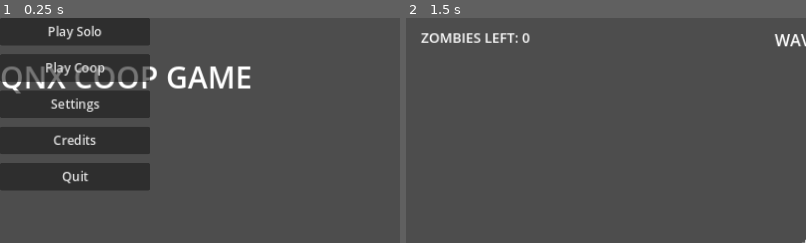
Above: before the commit, frames 1-2 (left to right).
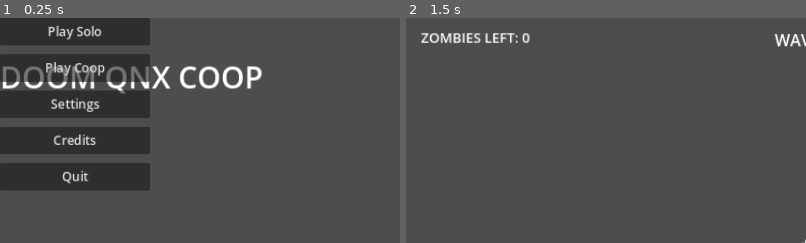
Above: after the commit, the same moments.

Repository: arshjameel/qnx_zombies
Game: Godot game, scene res://scenes/MainMenu.tscn
The game is run twice, just before and just after one commit, with the same random seed, the same clock (stepped at 60 frames per second) and the same inputs.
Inputs (mouse positions are % of the whole screen's width and height, from its top left):
- Up to frame 1 (0.25 s): no input
- Up to frame 2 (1.5 s): click "Play Solo" at 0.5 s; tap Enter at 1.25 s; move the mouse to (72, 45) at 1.27 s; press the mouse at (72, 45) at 1.28 s; hold D (move_right) from 1.28 s (still down)
The pictures show only the part of the screen within x 0-50%, y 0-50%; the shares and areas given below are measured in that part.

The runs differ from the first frame. In frame 1, 3.8% of the frame differs, in the area x 0-66%, y 21-34%; in frame 2, nothing differs.
Error in both runs: Invalid assignment of property or key 'horizontal_alignment' with value of type 'int' on a base object of type 'RichTextLabel'. (res://scripts/HUD.gd:50)

Commit message:
feat: added qnxclient to make the game work purely on qnx as the game engine itself. currently wip.

Diff:
--- a/godot_client/project.godot
+++ b/godot_client/project.godot
@@ -5,7 +5,7 @@
 
 [application]
 
-config/name="QNX Coop Game"
+config/name="Doom QNX Coop"
 run/main_scene="res://scenes/MainMenu.tscn"
 config/features=PackedStringArray("4.3", "GL Compatibility")
 config/icon="res://icon.svg"
--- a/godot_client/scripts/LevelBuilder.gd
+++ b/godot_client/scripts/LevelBuilder.gd
@@ -1,5 +1,25 @@
 extends Node3D
 class_name LevelBuilder
+## Attach to an empty Node3D in the Game scene. Generates blocky,
+## Doom-ish geometry from MapData at runtime -- no imported level
+## assets needed, which keeps this fast to iterate on and easy to
+## export to every target (Linux, Windows, QNX) with zero asset
+## pipeline risk.
+##
+## Ramps/platforms (tiles 6/7) are a CLIENT-ONLY feature. The server
+## has zero concept of height -- it only ever tracked (x, y) -- so:
+##   - A zombie standing directly "under" an elevated player is, as
+##     far as the server's math is concerned, at the same position as
+##     that player, so it can still land melee hits on someone who is
+##     actually standing up on a platform. Known quirk, not a bug --
+##     giving the server real verticality would be a much bigger
+##     project than this.
+##   - src/server.c's classify_headshot() assumes a fixed eye height
+##     relative to floor level, so headshots fired down from a
+##     platform will be misclassified for the same reason.
+## Both are acceptable tradeoffs for a client-visual/physics-only
+## verticality feature -- just don't expect the AI or hit detection to
+## know it exists.
 
 const MapDataScript := preload("res://scripts/MapData.gd")
 
--- a/godot_client/scripts/MainMenu.gd
+++ b/godot_client/scripts/MainMenu.gd
@@ -25,7 +25,7 @@
 	# Full-width strip pinned to the top, text centered within it --
 	# no guessing at the label's rendered width needed, unlike before.
 	var title := Label.new()
-	title.text = "QNX COOP GAME"
+	title.text = "DOOM QNX COOP"
 	title.add_theme_font_size_override("font_size", 48)
 	title.horizontal_alignment = HORIZONTAL_ALIGNMENT_CENTER
 	title.set_anchors_preset(Control.PRESET_TOP_WIDE)
Not shown, added: qnx_client/Makefile
Not shown, added: qnx_client/src/level_geo.c
Not shown, added: qnx_client/src/level_geo.h
Not shown, added: qnx_client/src/main.c
Not shown, added: qnx_client/src/mat4.h
